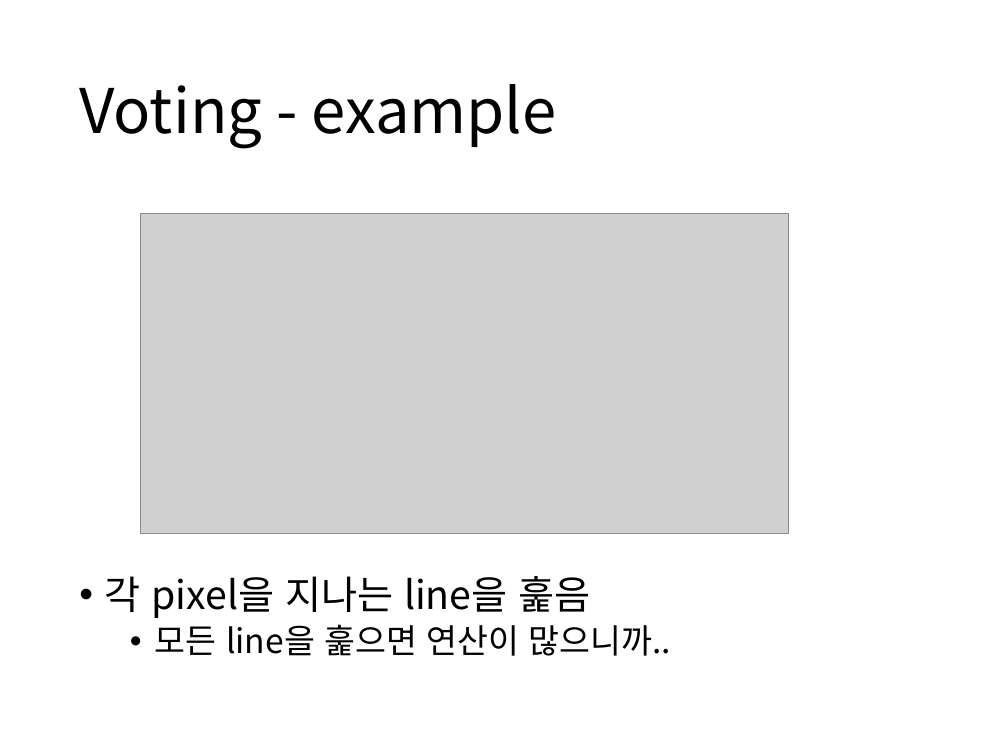
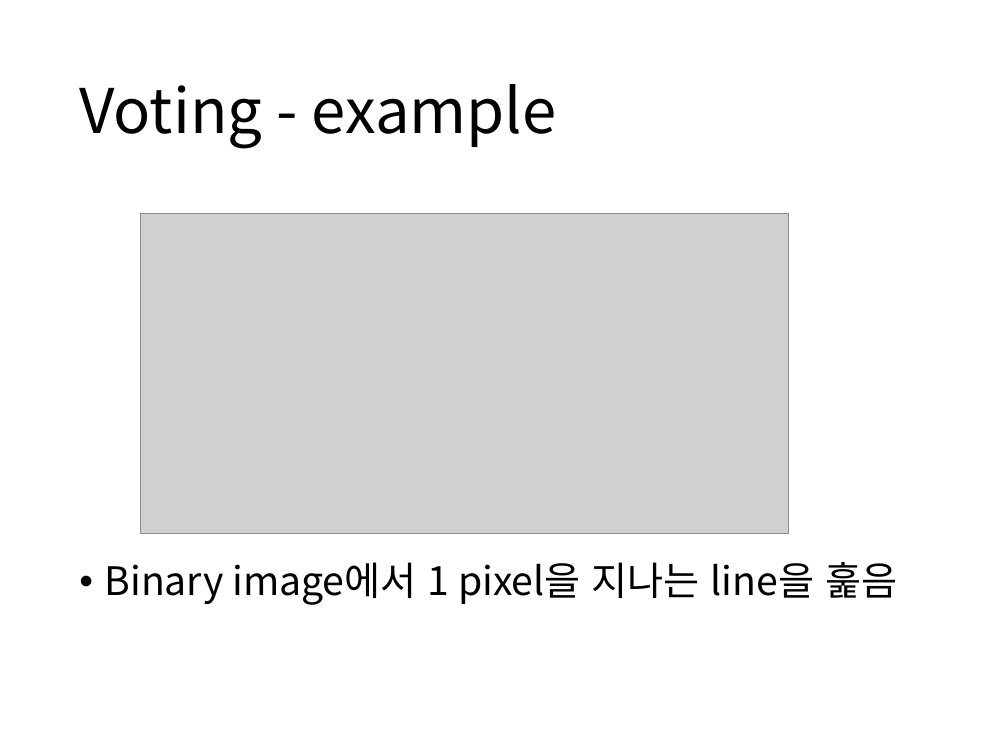
Before and after one commit to boy1089/MyProject, a slide deck: slide 7 of hough transform/hough transform ver1.pptx. Drawn at 1008x756 pixels with LibreOffice and Linux fonts; fonts in the diff are those of the drawing; grey boxes stand for pictures. Boxes give left, top, right and bottom in pixels: in the first picture for what was removed or moved away, otherwise in the second. Text is boxed around its words. In the diff, an @@ line names an element or a change of style, - is before the commit and + after.

```diff
--- a/hough transform/hough transform ver1.pptx
+++ b/hough transform/hough transform ver1.pptx
@@ text at box(105, 562, 897, 605): text changed; size 24 to 28 pt @@
-• 각 pixel을 지나는 line을 훑음
-  • 모든 line을 훑으면 연산이 많으니까..
+• Binary image에서 1 pixel을 지나는 line을 훑음
```
Also in this commit, not shown: 4 other slides changed, 3 slides added, 3 other files.
